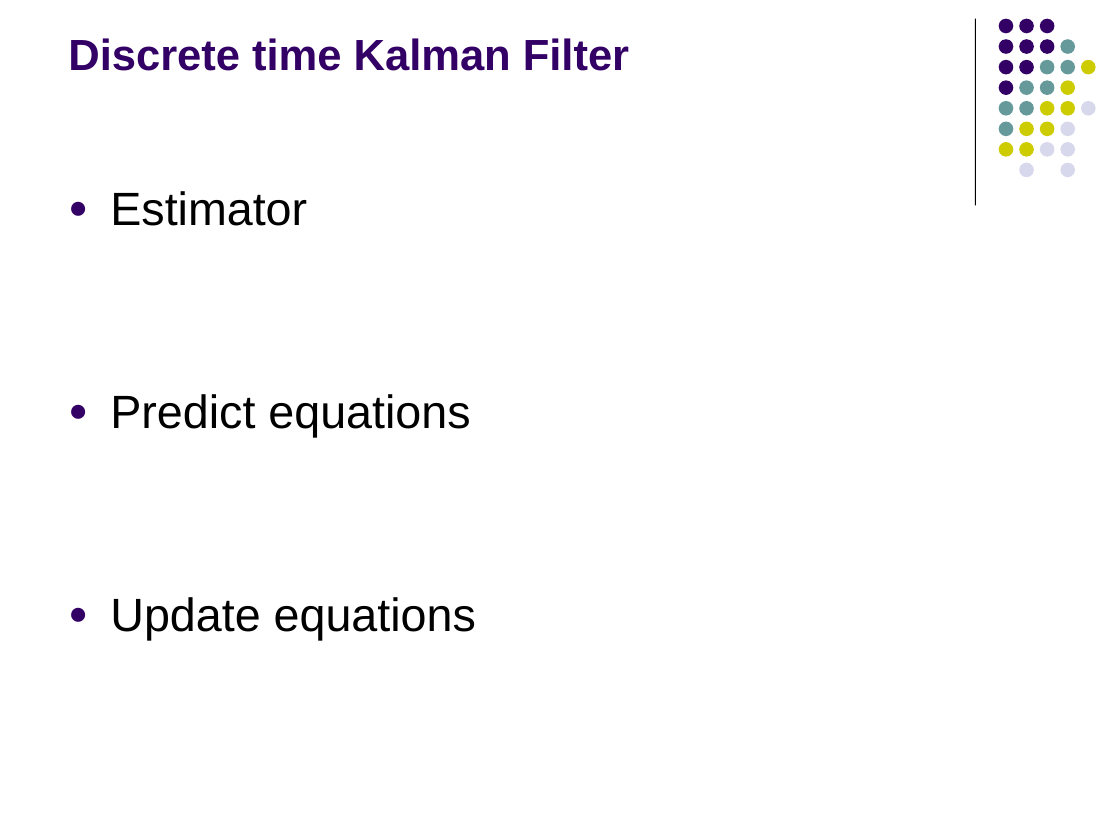
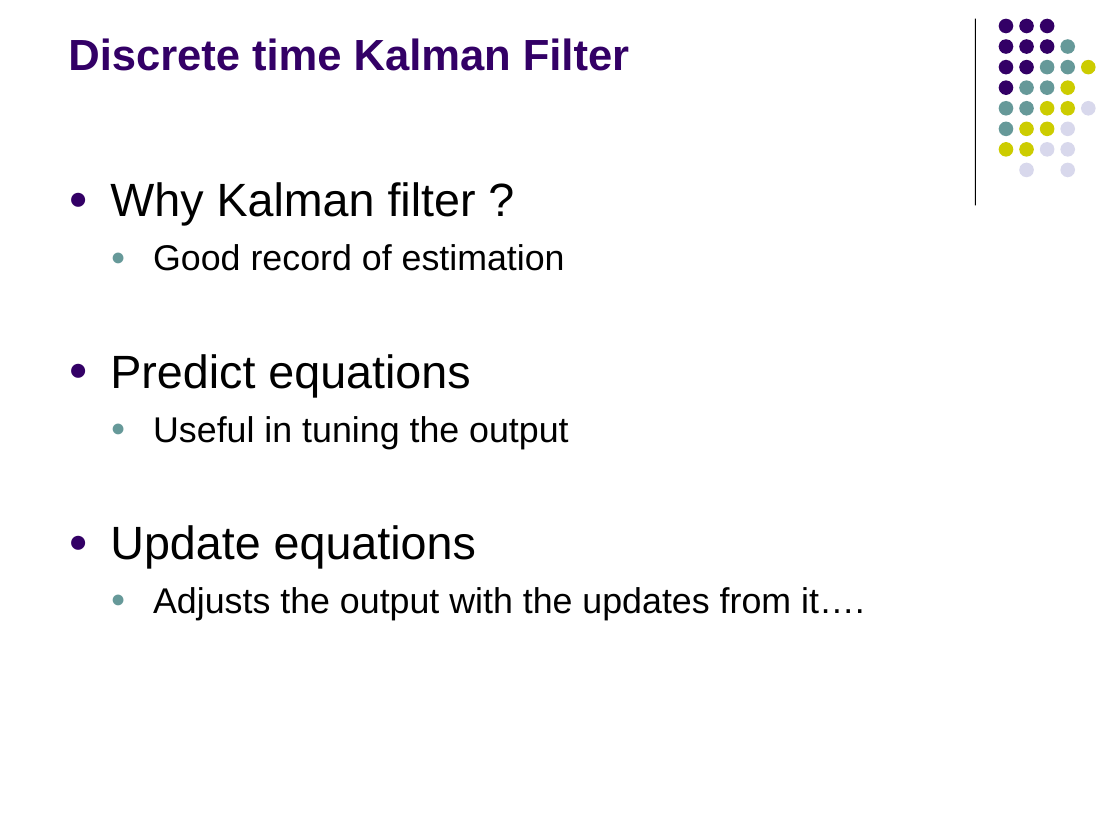
Before and after one commit to fasalex/symposium, a slide deck: slide 26 of Presentation.ppt. Drawn at 1120x840 pixels with LibreOffice and Linux fonts; fonts in the diff are those of the drawing. Boxes give left, top, right and bottom in pixels: in the first picture for what was removed or moved away, otherwise in the second. Text is boxed around its words. In the diff, an @@ line names an element or a change of style, - is before the commit and + after.

```diff
--- a/Presentation.ppt
+++ b/Presentation.ppt
@@ text "Why Kalman filter ?": place and size @@
-text "Why Kalman filter ?" at [110, 191, 476, 640]
+text "Why Kalman filter ?" at [110, 182, 865, 620]
@@ text at [110, 182, 565, 271]: text changed; size 30 to 23 pt @@
-● Estimator
+● Why Kalman filter ?
+  ● Good record of estimation
@@ text at [153, 416, 568, 449]: paragraph added @@
+  ● Useful in tuning the output
@@ text at [153, 587, 865, 620]: paragraph added @@
+  ● Adjusts the output with the updates from it….
```
Also in this commit, not shown: 28 other slides changed, 30 other files.
